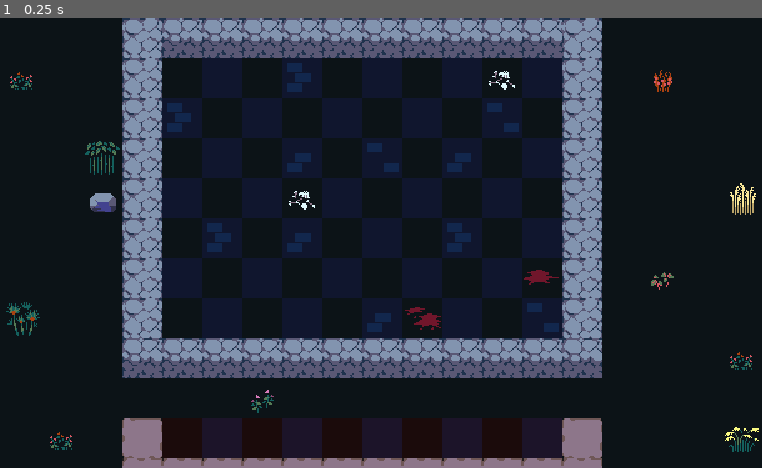
Above: before the commit, frame 1.
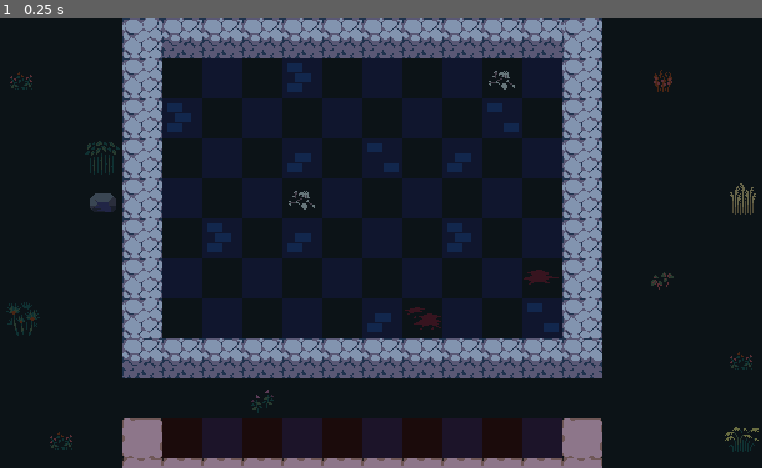
Above: after the commit, the same moment.

Repository: Theosxenos/godot-autobattler-tutorial
Game: Godot game, scene res://scenes/arena/arena.tscn
Two runs of this game, one before a commit and one after it. Both use one fixed random seed, a clock stepped at 60 frames per second and the inputs below.
Inputs:
- Up to frame 1 (0.25 s): no input

The runs differ from the first frame. In frame 1, 1.0% of the frame differs, in the area x 0-100%, y 11-97%.

Commit message:
Increase transparency for props and decor layer

Diff:
--- a/scenes/arena/arena.tscn
+++ b/scenes/arena/arena.tscn
@@ -37,6 +37,7 @@
 tile_set = ExtResource("1_gxg74")
 
 [node name="Props" type="TileMapLayer" parent="Visuals"]
+modulate = Color(1, 1, 1, 0.392157)
 tile_map_data = PackedByteArray("AAAAAAAAAAAAAAYAAAAAAAEAAAAAAAYAAAAAAAIAAAAAAAYAAAAAAAMAAAAAAAYAAAAAAAQAAAAAAAYAAAAAAA …(2640 unchanged characters)…
 tile_set = ExtResource("1_gxg74")
 
@@ -60,6 +61,7 @@
 metadata/_edit_group_ = true
 
 [node name="Decor" type="TileMapLayer" parent="GameArea"]
+modulate = Color(1, 1, 1, 0.431373)
 tile_map_data = PackedByteArray("AAAIAAAAAAABABUAAAADAAMAAAABABUAAAAGAAYAAAAAABYAAAAJAAUAAAABABYAAAA=")
 tile_set = ExtResource("1_gxg74")
 
